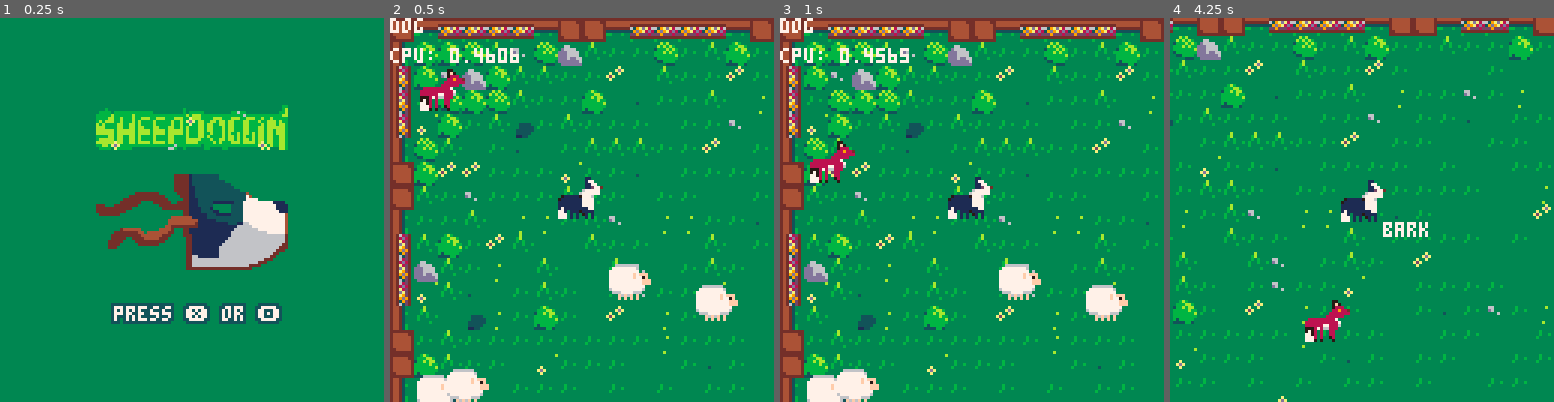
Above: before the commit, frames 1-4 (left to right).
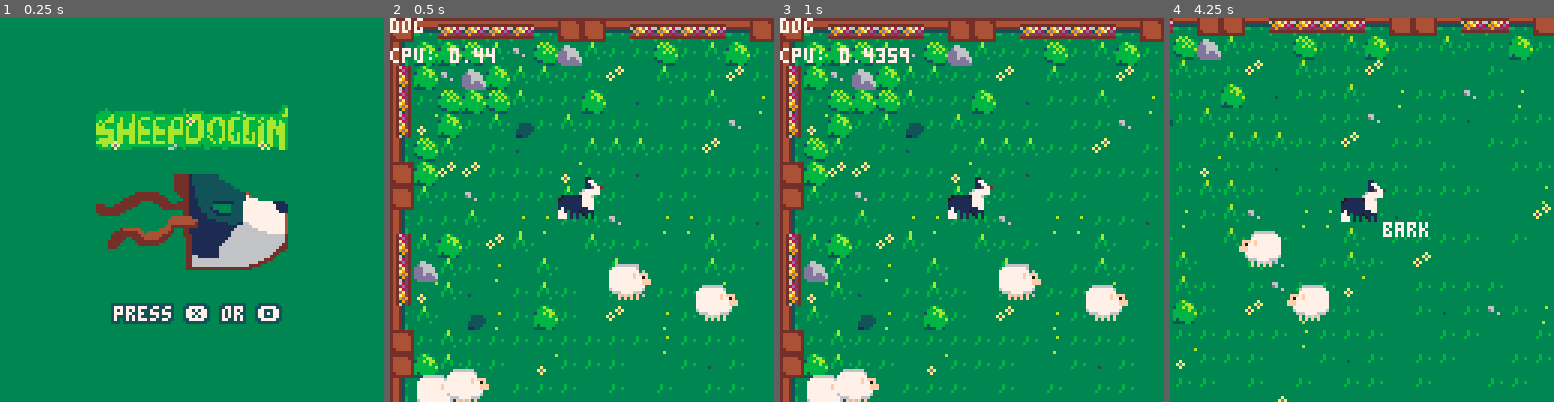
Above: after the commit, the same moments.

Repository: kitasuna/sheepdoggin
Game: PICO-8 cartridge sheepdoggin.p8
Two runs of this game, one before a commit and one after it. Both use one fixed random seed, a clock stepped at 60 frames per second and the inputs below.
Inputs:
- Up to frame 1 (0.25 s): no input
- Up to frame 2 (0.5 s): tap X (X key) at 0.33 s
- Up to frame 3 (1 s): tap O (Z key) at 0.7 s
- Up to frame 4 (4.25 s): tap X (X key) at 1.07, 1.85, 2.97, 4.08 s; hold Right 1.6-2.1 s; tap O (Z key) every 0.4 s from 1.7 to 4.1 s; hold Up 2.15-2.42 s; hold Right 2.47-3.03 s; hold Left 3.08-3.58 s; hold Down 3.63-3.97 s; hold Right from 4.02 s (still down)

Frame 1 is identical in both runs. In frame 2, 0.8% of the frame differs, in the area x 7-34%, y 7-25%; in frame 3, 0.7%; in frame 4, 2.1%, in the area x 17-47%, y 55-85%.

Commit message:
enemy spawn delay

Diff:
--- a/enemy.lua
+++ b/enemy.lua
@@ -17,14 +17,25 @@
     confused_timer = 0,
     confused_dx = 0,
     confused_dy = 0,
+    spawn_timer = 5,
+    spawned = false,
   }
   setmetatable(o, self)
   self.__index = self
-  sfx(60)
   return o
 end
 
 function Enemy:update()
+    -- handle spawn delay
+    if not self.spawned then
+      self.spawn_timer -= 1/30
+      if self.spawn_timer <= 0 then
+        self.spawned = true
+        sfx(60)
+      end
+      return
+    end
+
     -- decrease confused timer
     if self.confused_timer > 0 then
       self.confused_timer -= 1/30
@@ -93,6 +104,9 @@
 end
 
 function Enemy:draw()
+  if not self.spawned then
+    return
+  end
   local previousPalette = exportPalette()
   palt(0, false)
   palt(8, true)
@@ -101,11 +115,17 @@
 end
 
 function Enemy:collisionCirc()
+  if not self.spawned then
+    return Circ.fromCenterRadius(v2(-999, -999), 0)
+  end
   local pos = v2(self.x, self.y)
   return Circ.fromCenterRadius(pos, self.radius)
 end
 
 function Enemy:intention()
+  if not self.spawned then
+    return v2(0, 0)
+  end
   return v2(self.dx, self.dy)
 end
 
--- a/transition.lua
+++ b/transition.lua
@@ -37,6 +37,9 @@
     -- respawn sheep for next level
     sheep_mgr.clearedSheep = {}
     sheep_mgr:spawn()
+    -- reset enemy spawn
+    enemy.spawn_timer = 5
+    enemy.spawned = false
   end
 end
 
